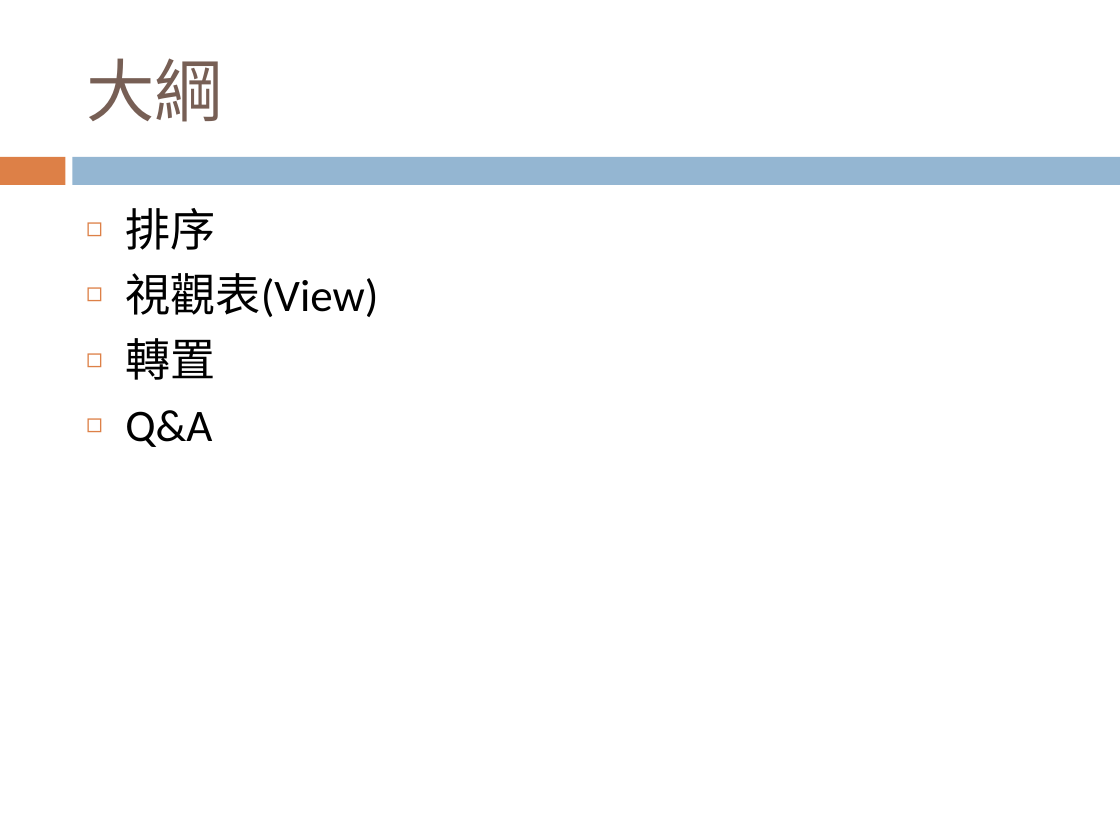
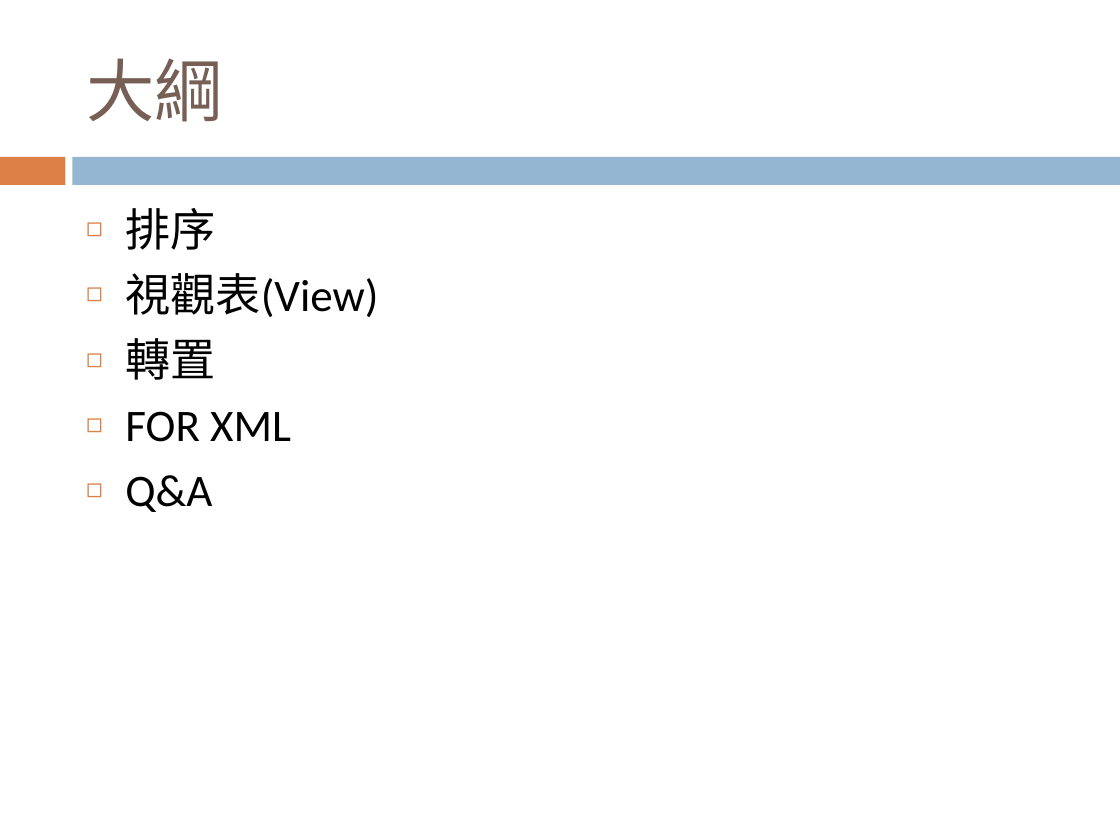
Before and after one commit to Glenn-Cowell/Practice, a slide deck: slide 2 of 20140704-Glenn-TSQL 函式介紹/TSQL 教學.pptx. Drawn at 1120x840 pixels with LibreOffice and Linux fonts; fonts in the diff are those of the drawing. Boxes give left, top, right and bottom in pixels: in the first picture for what was removed or moved away, otherwise in the second. Text is boxed around its words. In the diff, an @@ line names an element or a change of style, - is before the commit and + after.

```diff
--- a/20140704-Glenn-TSQL 函式介紹/TSQL 教學.pptx
+++ b/20140704-Glenn-TSQL 函式介紹/TSQL 教學.pptx
@@ text at (125,411,291,442): paragraph added @@
+◻ FOR XML
```
Also in this commit, not shown: 5 slides added, 1 other file.
